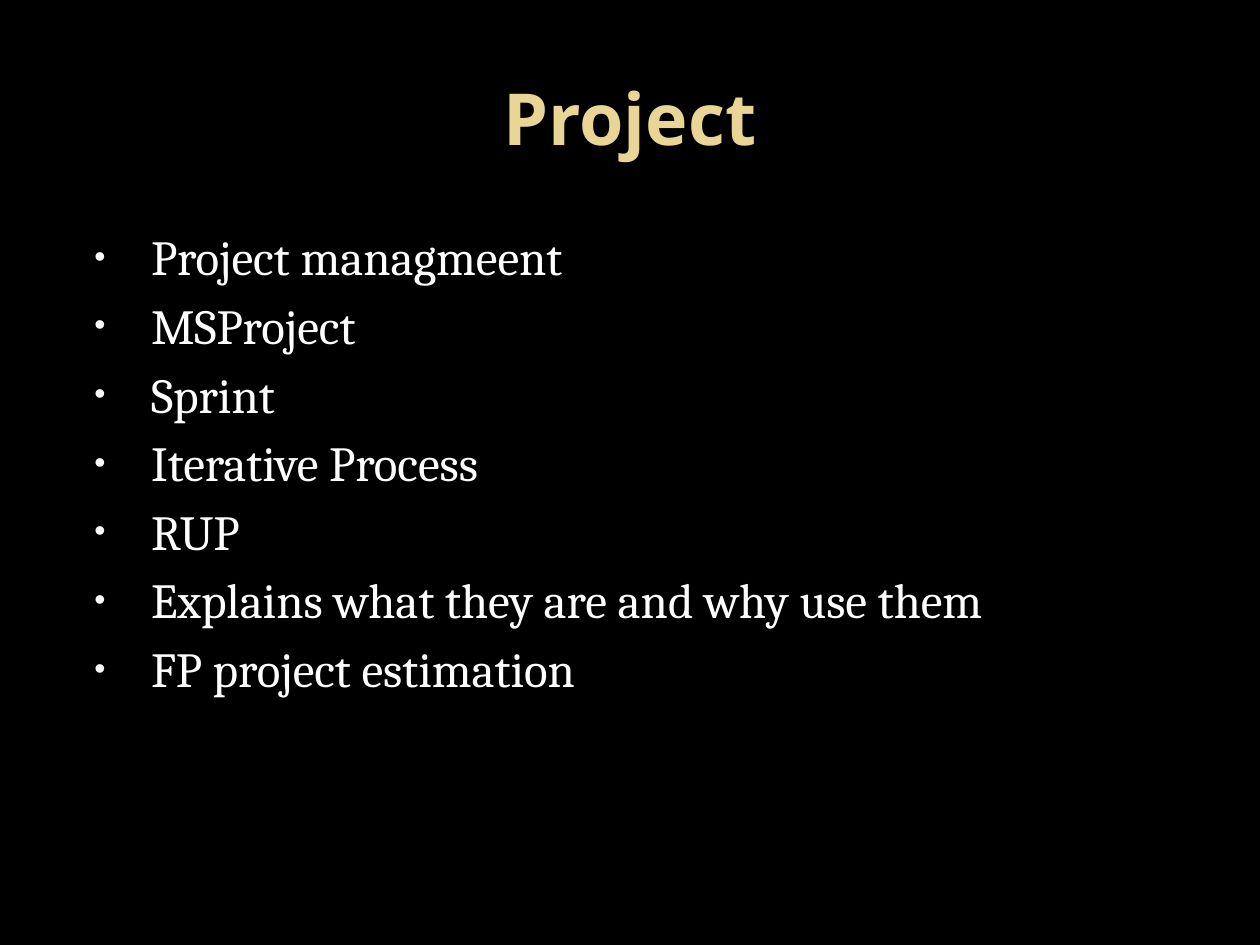
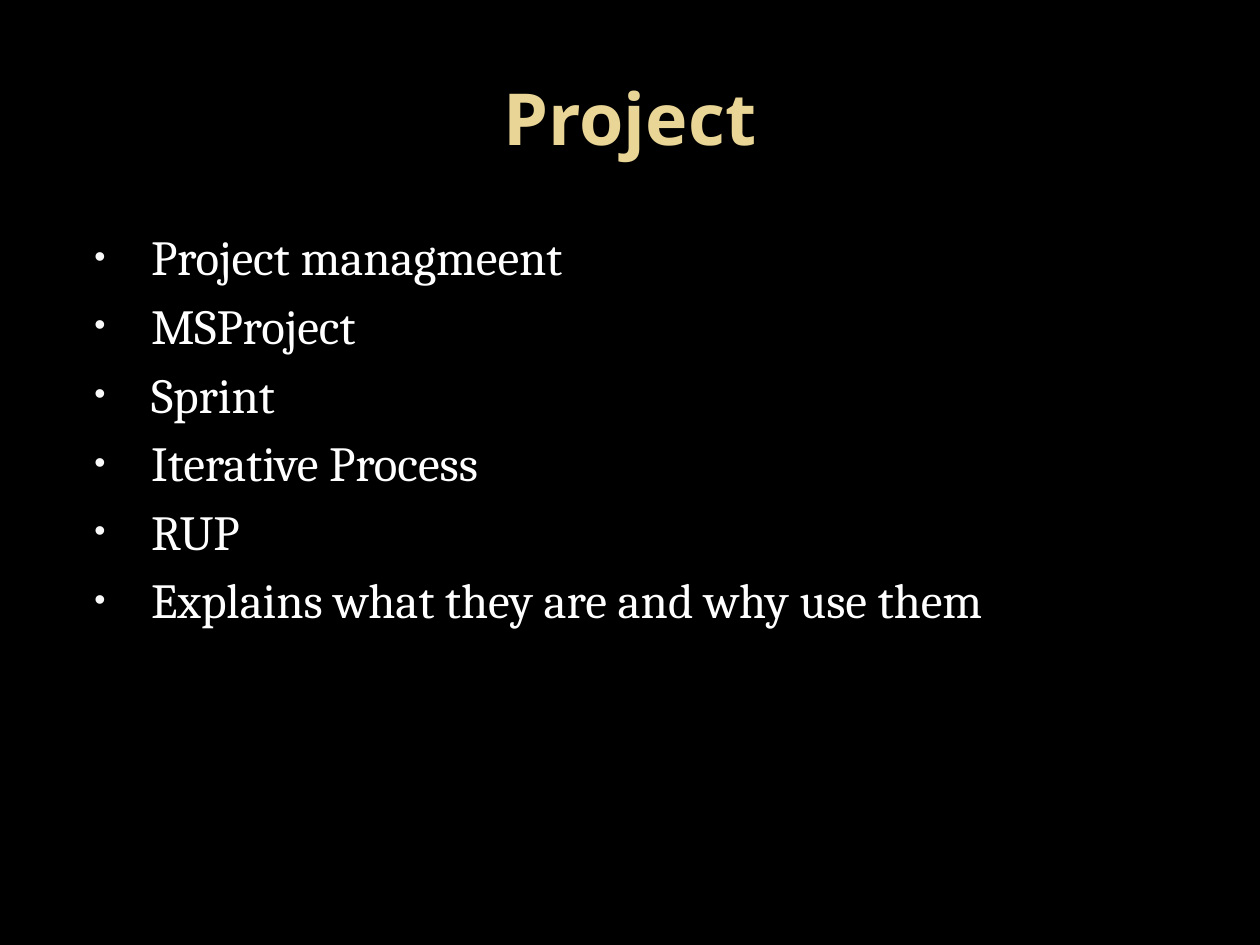
Before and after one commit to twerner93/OnLib_Documents, a slide deck: slide 12 of Final Project Handin/Final Presentation/Online-Library.pptx. Drawn at 1260x945 pixels with LibreOffice and Linux fonts; fonts in the diff are those of the drawing; background and template pictures are left out. Boxes give left, top, right and bottom in pixels: in the first picture for what was removed or moved away, otherwise in the second. Text is boxed around its words. In the diff, an @@ line names an element or a change of style, - is before the commit and + after.

```diff
--- a/Final Project Handin/Final Presentation/Online-Library.pptx
+++ b/Final Project Handin/Final Presentation/Online-Library.pptx
@@ text at bbox=[151, 654, 575, 698]: paragraph removed @@
-• FP project estimation
```
Also in this commit, not shown: 2 other slides changed.
